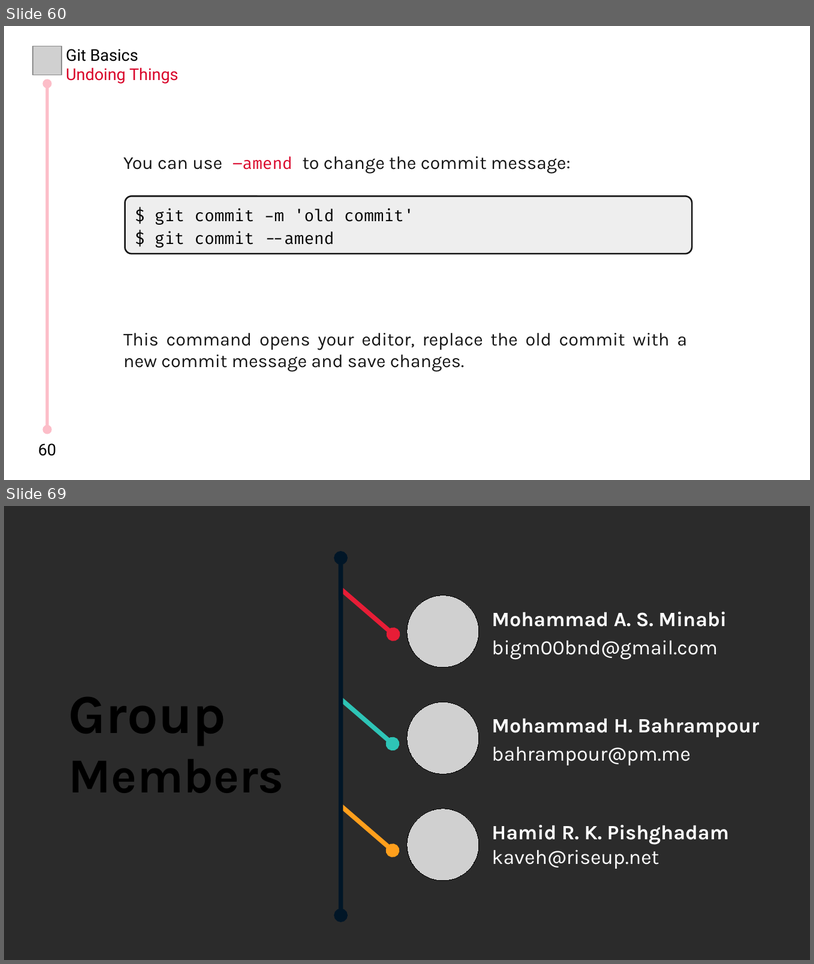
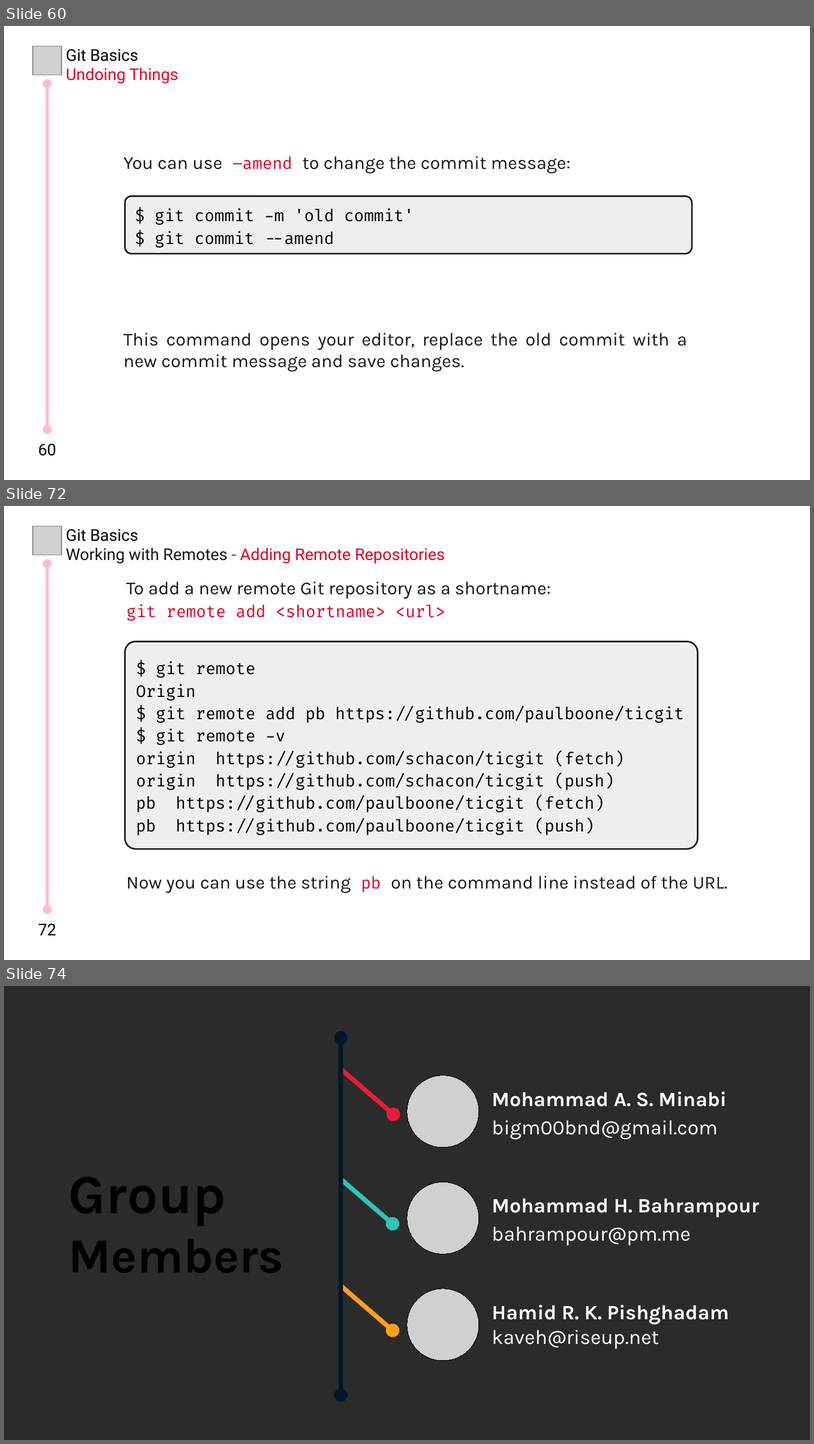
Before and after one commit to MHBahrampour/git-presentation-files, a slide deck: Chapter 2/Chapter 2.odp. Shown one above the other, each under a label of ours: slides 60 and 69 before the commit, slides 60, 72 and 74 after it; the slides between them are not shown. The pictures are 814x964 and 814x1444 pixels, drawn with LibreOffice and Linux fonts; fonts in the diff are those of the drawing; grey boxes stand for pictures; background and template pictures are left out; a plain dark background stands for a picture behind light text. Boxes give left, top, right and bottom in pixels: in the first picture for what was removed or moved away, otherwise in the second. Text is boxed around its words. In the diff, an @@ line names an element or a change of style, - is before the commit and + after.

Commit message:
'Ch2 - Pushing to Your Remotes' is completed

```diff
--- a/Chapter 2/Chapter 2.odp
+++ b/Chapter 2/Chapter 2.odp
@@ slide 72 added at [4, 506, 810, 960], background #FFFFFF @@
@@ picture added at [33, 526, 61, 555] @@
@@ text added at [66, 529, 445, 564], 16 pt, text #D90429 @@
+Git Basics
+Working with Remotes - Adding Remote Repositories
@@ double arrow added from (47, 564) to (47, 909), #FCBDC8 3 pt @@
@@ text added at [126, 582, 728, 893], 18 pt, text #151515 @@
+To add a new remote Git repository as a shortname:
+git remote add <shortname> <url>
+Now you can use the string pb on the command line instead of the URL.
@@ rounded rectangle added at [125, 642, 698, 849], fill #EEEEEE, outline #151515 1.5 pt, 16 pt, text #000000 @@
+$ git remote
+Origin
+$ git remote add pb https://github.com/paulboone/ticgit
+$ git remote -v
+origin https://github.com/schacon/ticgit (fetch)
+origin https://github.com/schacon/ticgit (push)
+pb https://github.com/paulboone/ticgit (fetch)
+pb https://github.com/paulboone/ticgit (push)
@@ text added at [38, 923, 56, 935], 16 pt, text #000000 @@
+72
@@ what was slide 69 is now slide 74 @@
```
Also in this commit, not shown: 2 slides changed, 4 other slides added.
